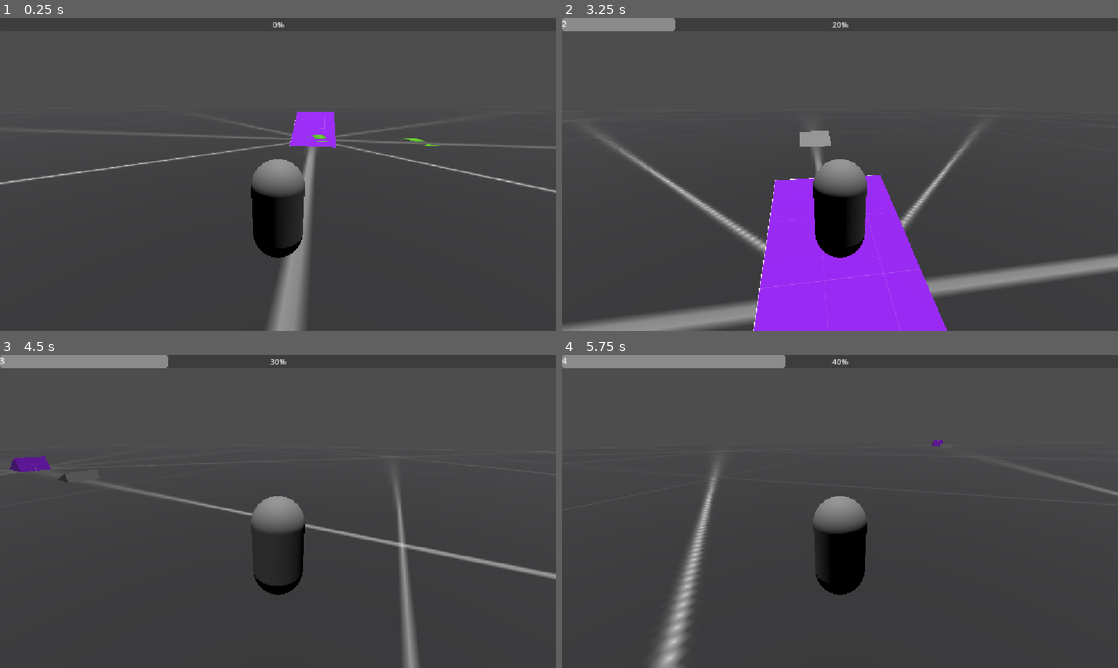
Above: before the commit, frames 1-4 (two rows, left to right).
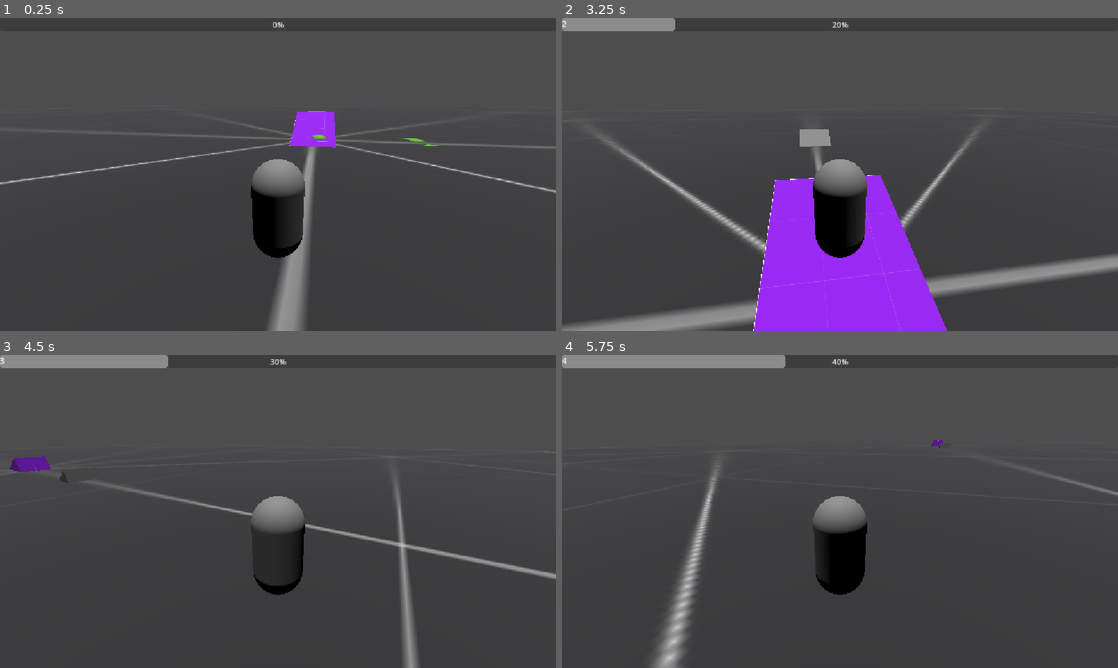
Above: after the commit, the same moments.

Repository: Manzzis/Empanadas-Shaan
Game: Godot game, scene res://Escenas/Nivel layout/prueba_de_rampas.tscn
The game is run twice, just before and just after one commit, with the same random seed, the same clock (stepped at 60 frames per second) and the same inputs. The project has no main scene, so this scene is started directly.
Inputs:
- Up to frame 1 (0.25 s): no input
- Up to frame 2 (3.25 s): tap Enter (ui_accept) at 0.5 s; hold W (Adelante) 0.53-1.28 s; hold Tab (Dash) 0.53-1.28 s; tap Space (Salto) at 0.77, 1.52, 3.02 s; hold S (Atras) 1.28-2.03 s; tap D (Girar_der) at 1.35, 2.85 s; hold Tab (Dash) 2.03-2.78 s; hold W (Adelante) from 2.03 s (still down)
- Up to frame 3 (4.5 s): release W (Adelante) at 3.53 s; hold Tab (Dash) 3.53-4.28 s; hold A (Girar_izq) from 3.53 s (still down); tap Space (Salto) at 3.77 s; tap D (Girar_der) at 4.35 s
- Up to frame 4 (5.75 s): tap Space (Salto) at 4.52 s; release A (Girar_izq) at 5.03 s; hold S (Atras) from 5.03 s (still down); hold Tab (Dash) from 5.03 s (still down)

The runs differ from the first frame. In frame 1, less than 0.1% of the frame differs, in the area x 55-59%, y 29-30%; in frame 2, less than 0.1%, in the area x 42-49%, y 35-42%; in frame 3, less than 0.1%; in frame 4, less than 0.1%.

Commit message:
El jugador cae en rampas
Si el jugador está en IDLE en una rampa, se deslizará hacia abajo

Diff:
--- a/Empanadas Shaan/Escenas/Rampas/Rampa_1.tscn
+++ b/Empanadas Shaan/Escenas/Rampas/Rampa_1.tscn
@@ -11,12 +11,13 @@
 script = ExtResource("1_a5p1g")
 
 [node name="CSGMesh3D" type="CSGMesh3D" parent="." unique_id=174811226]
-transform = Transform3D(3.0987937, 0, 0, 0, 1, 0, 0, 0, 2.8641813, 0, 0, 0)
+transform = Transform3D(2.9267743, 0, 0, 0, 1.5330023, 0, 0, 0, 2.8641813, 0, 0, 0)
 use_collision = true
 mesh = SubResource("PrismMesh_hjg70")
 
 [node name="CollisionShape3D" type="CollisionShape3D" parent="." unique_id=389985302]
-transform = Transform3D(3.1894276, 0, 0, 0, 1.2406018, 0, 0, 0, 2.9771621, 0, 0.08576238, 0)
+transform = Transform3D(3.1894276, 0, 0, 0, 1.8205769, 0, 0, 0, 2.9771621, 0, 0.08576238, 0)
 shape = SubResource("BoxShape3D_tiug6")
 
 [connection signal="body_entered" from="." to="." method="_on_body_entered"]
+[connection signal="body_exited" from="." to="." method="_on_body_exited"]
--- a/Empanadas Shaan/Scripts/Elementos de juego/Rampa/rampa.gd
+++ b/Empanadas Shaan/Scripts/Elementos de juego/Rampa/rampa.gd
@@ -7,3 +7,8 @@
 		jugador = body
 		jugador.rampa_actual = self
 		print("funcó", jugador.rampa_actual)
+
+
+func _on_body_exited(body: Node3D) -> void:
+	if body is Jugador:
+		body.rampa_actual = null
--- a/Empanadas Shaan/Scripts/Elementos de juego/personaje/Script de personaje/jugador.gd
+++ b/Empanadas Shaan/Scripts/Elementos de juego/personaje/Script de personaje/jugador.gd
@@ -21,6 +21,7 @@
 var direccion_delantera : bool = false
 
 var rampa_actual : Rampa = null
+@export var fuerza_deslizamiento : float = 15.0
 
 var grindeando = false
 
@@ -32,6 +33,7 @@
 
 func _physics_process(delta: float) -> void:
 	handle_gravity(delta)
+	handle_deslizamiento(delta)
 	move_and_slide()
 	girar(delta)
 
@@ -79,3 +81,16 @@
 
 func get_adelante():
 	return global_transform.basis.z
+
+func handle_deslizamiento(delta):
+	if rampa_actual == null or not is_on_floor():
+		return
+
+	var normal = get_floor_normal()
+	var direccion_deslizamiento = (Vector3.DOWN - normal * Vector3.DOWN.dot(normal))
+
+	# ¿Está subiendo? Si la velocidad va contra la dirección de deslizamiento, no lo tocamos
+	if velocity.dot(-direccion_deslizamiento) > 0.1:
+		return
+
+	velocity += direccion_deslizamiento * fuerza_deslizamiento * delta
